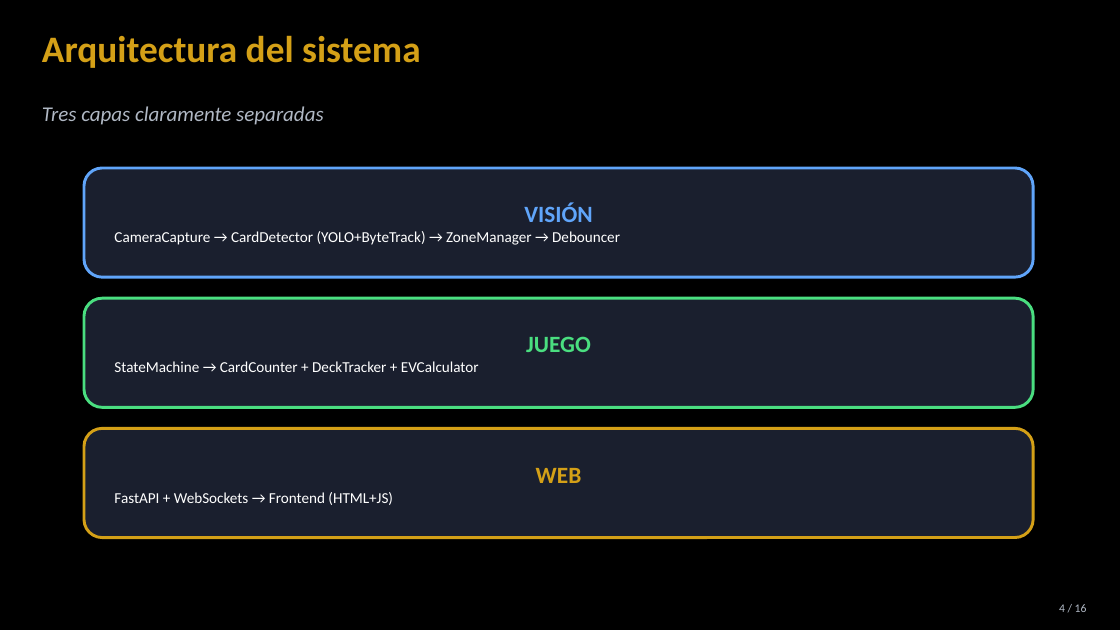
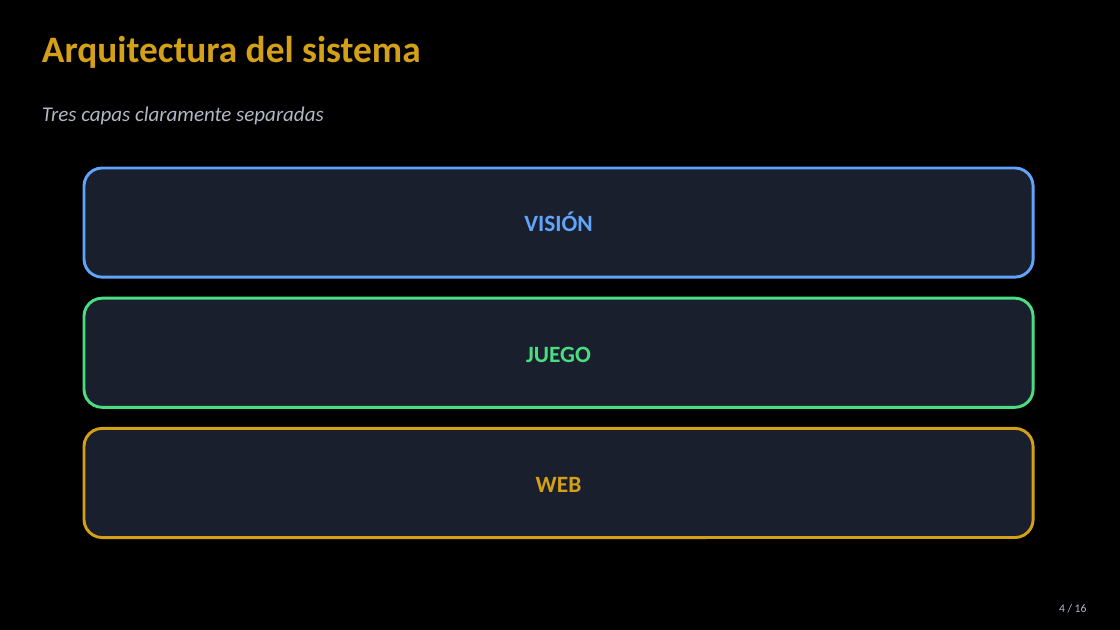
Before and after one commit to davidmoreda/blackjack-VAI, a slide deck: slide 3 of docs/presentation_assets/BlackjackVAI_presentacion.pptx (slide 4 before the commit). Drawn at 1120x630 pixels with LibreOffice and Linux fonts; fonts in the diff are those of the drawing. Boxes give left, top, right and bottom in pixels: in the first picture for what was removed or moved away, otherwise in the second. Text is boxed around its words. In the diff, an @@ line names an element or a change of style, - is before the commit and + after.

```diff
--- a/docs/presentation_assets/BlackjackVAI_presentacion.pptx
+++ b/docs/presentation_assets/BlackjackVAI_presentacion.pptx
@@ text in rounded rectangle at [114, 231, 620, 245]: paragraph removed @@
-CameraCapture → CardDetector (YOLO+ByteTrack) → ZoneManager → Debouncer
@@ text in rounded rectangle at [114, 361, 479, 372]: paragraph removed @@
-StateMachine → CardCounter + DeckTracker + EVCalculator
@@ text in rounded rectangle at [114, 492, 393, 505]: paragraph removed @@
-FastAPI + WebSockets → Frontend (HTML+JS)
```
Also in this commit, not shown: 5 other slides changed, 9 other files.
